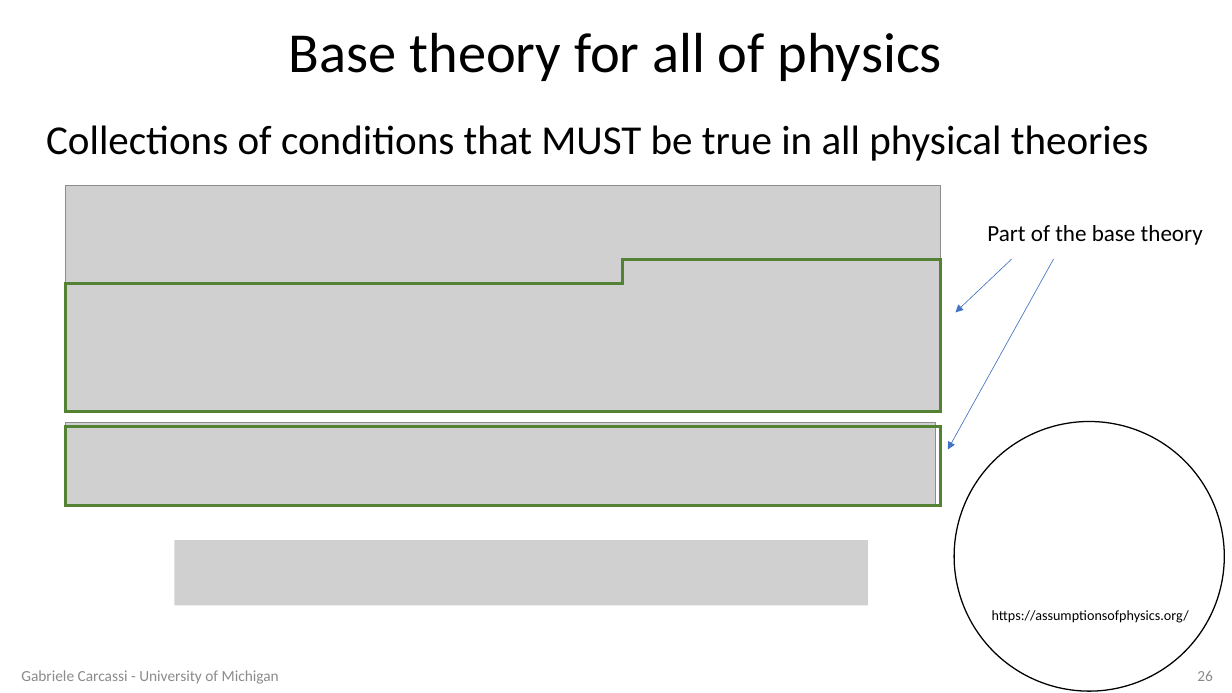
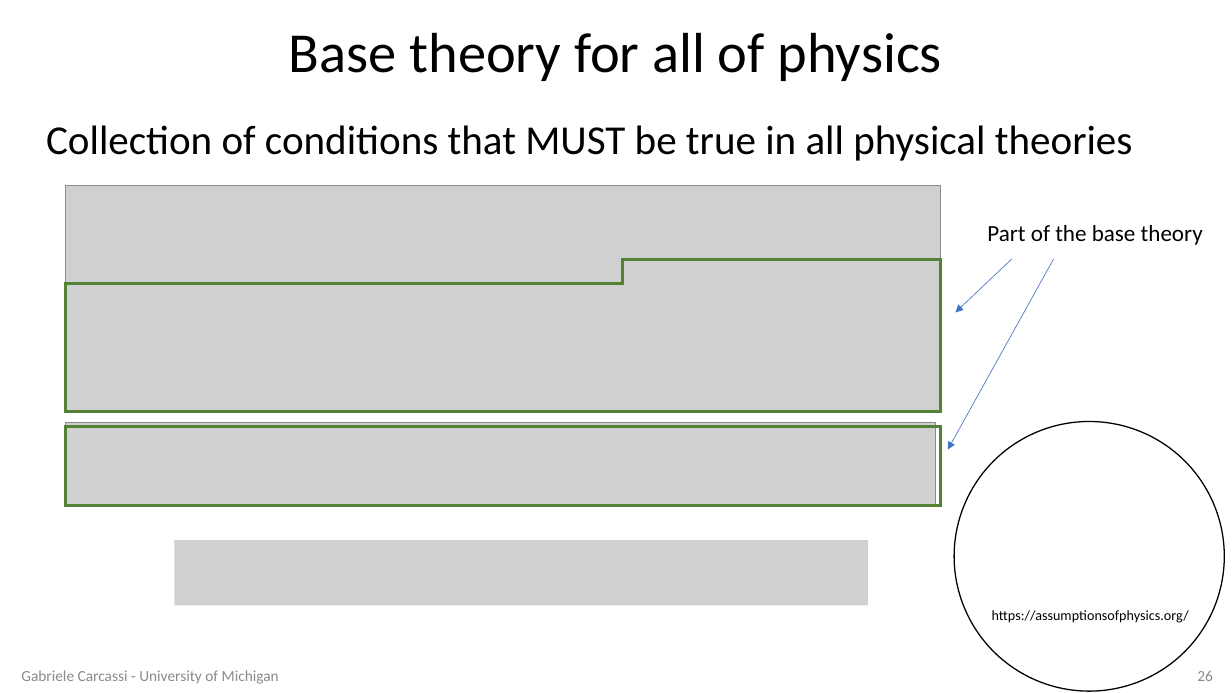
Before and after one commit to assumptionsofphysics/assumptionsofphysics.github.io, a slide deck: slide 26 of presentations/20260617-Foundations2026.pptx. Drawn at 1232x693 pixels with LibreOffice and Linux fonts; fonts in the diff are those of the drawing; grey boxes stand for pictures; background and template pictures are left out. Boxes give left, top, right and bottom in pixels: in the first picture for what was removed or moved away, otherwise in the second. Text is boxed around its words. In the diff, an @@ line names an element or a change of style, - is before the commit and + after.

Commit message:
Updating presentation

```diff
--- a/presentations/20260617-Foundations2026.pptx
+++ b/presentations/20260617-Foundations2026.pptx
@@ text at box(46, 125, 1133, 161): text changed @@
-Collections of conditions that MUST be true in all physical theories
+Collection of conditions that MUST be true in all physical theories
```
Also in this commit, not shown: 1 other file.
